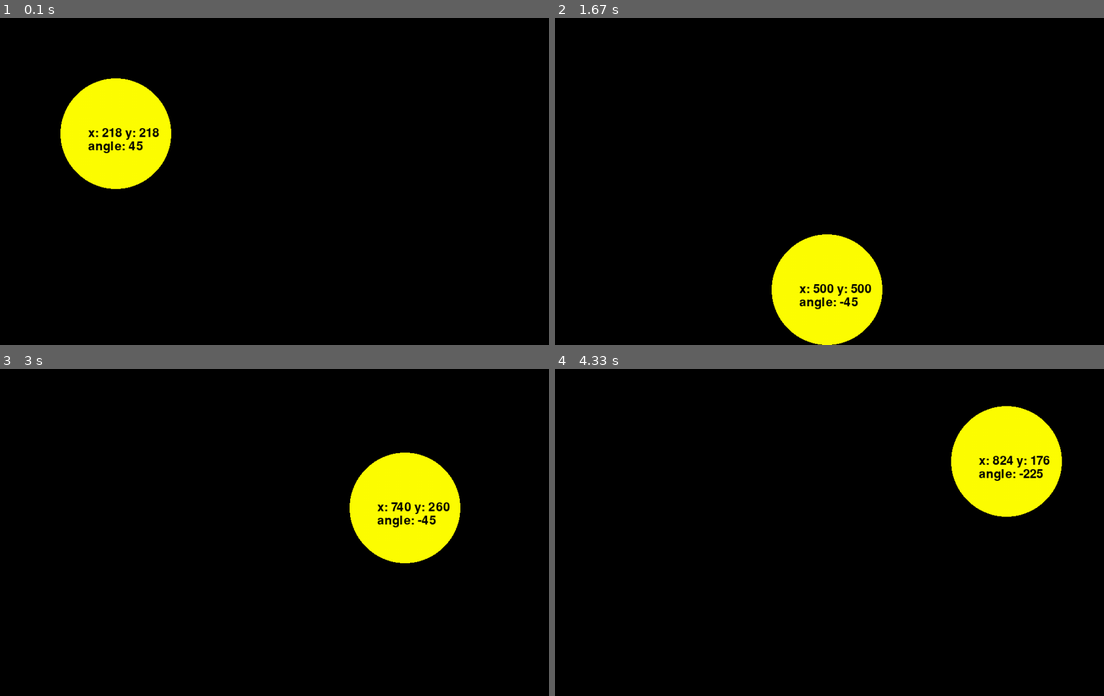
Above: before the commit, frames 1-4 (two rows, left to right).
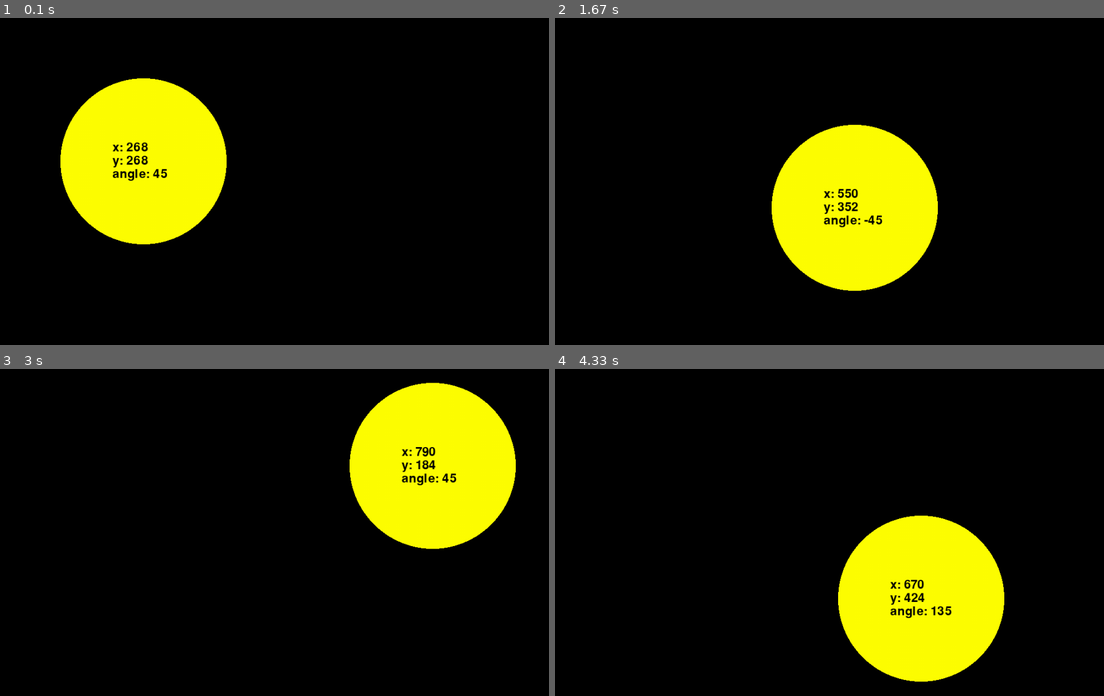
Above: after the commit, the same moments.

Repository: Archanciel/Learning_Pygame
Game: pygame game, started from bouncing_ball_imperfect_collide/bouncing_ball_position.py
Same seed, same stepped clock (60 frames per second), same inputs: the game is played once before the commit and once after it.
Inputs:
- Up to frame 1 (0.1 s): no input
- Up to frame 2 (1.67 s): no input
- Up to frame 3 (3 s): no input
- Up to frame 4 (4.33 s): no input

The runs differ from the first frame. In frame 1, 8.3% of the frame differs, in the area x 10-42%, y 18-70%; in frame 2, 13%; in frame 3, 9.6%; in frame 4, 17%, in the area x 51-93%, y 11-96%.

Commit message:
improved text cente3ring

Diff:
--- a/bouncing_ball_imperfect_collide/bouncing_ball_position.py
+++ b/bouncing_ball_imperfect_collide/bouncing_ball_position.py
@@ -1,5 +1,3 @@
-# http://predicate.us/journey/asteroids/3/
-
 import pygame, sys, math
 from pygame.locals import *
 
@@ -8,12 +6,10 @@
 pygame.display.set_caption('Bouncing Ball with position and angle')
 
 # Set our color constants
-
 BLACK = (0, 0, 0)
 YELLOW = (255, 255, 0)
 
 # Create the ball class
-
 class Ball():
     def __init__(self,
                  screen,
@@ -31,11 +27,17 @@
         self.speed = speed
         self.angle = math.radians(angle)
 
-        # position related instance variables
+        # Position related instance variables
         self.font = pygame.font.Font(None, 32)
         self.font_height = self.font.get_linesize()
-        self.textLeftMargin = self.rect.width / 4
-        self.textTopMargin = radius - self.font_height / 2
+
+        # Calculating the left margin based on longest possible text
+        texthorizontalSize = self.font.size("angle: 360")[0]
+        self.textLeftMargin = (self.rect.width - texthorizontalSize) / 2
+
+        # Calculating the top margin based on the number of text lines
+        self.lineNumber = 3
+        self.textTopMargin = radius - (self.font_height * self.lineNumber / 2)
         self.textColor = BLACK
 
     def update(self):
@@ -49,27 +51,29 @@
         if self.rect.top <= 0 or self.rect.bottom >= self.screen.get_height():
             self.angle = -self.angle
 
-    # Draw our ball to the screen with position information
     def draw(self):
+        '''
+    	Draw our ball to the screen with position information.
+    	'''
         pygame.draw.circle(self.screen, self.color, self.rect.center, int(self.rect.width / 2))
 
-        textLines = []
-        textLines.append('x: ' + str(int(self.rect.centerx)) + ' y: ' + str(int(self.rect.centery)))
-        textLines.append('angle: ' + str(int(math.degrees(self.angle))))
+        textLines = [None] * self.lineNumber
+        textLines[0] = 'x: ' + str(int(self.rect.centerx))
+        textLines[1] = 'y: ' + str(int(self.rect.centery))
+        textLines[2] = 'angle: ' + str(int(math.degrees(self.angle)))
 
-        self.images = []  # The text surfaces.
+        self.images = [None] * self.lineNumber  # The text surfaces.
 
-        for line in textLines:
+        for i, line in enumerate(textLines):
             surf = self.font.render(line, True, self.textColor)
-            self.images.append(surf)
+            self.images[i] = surf
 
         for y, surf in enumerate(self.images):
-            self.screen.blit(surf, (
-            self.rect.x + self.textLeftMargin, self.rect.y + self.textTopMargin + y * self.font_height))
+            self.screen.blit(surf, (self.rect.x + self.textLeftMargin, self.rect.y + self.textTopMargin + y * self.font_height))
 
 
 # Create a new Ball instance named 'myball'
-myball = Ball(screen=DISPLAYSURF, color=YELLOW, startX=100, startY=100, radius=100, speed=5)
+myball = Ball(screen=DISPLAYSURF, color=YELLOW, startX=100, startY=100, radius=150, speed=5)
 
 run = True
 clock = pygame.time.Clock()
